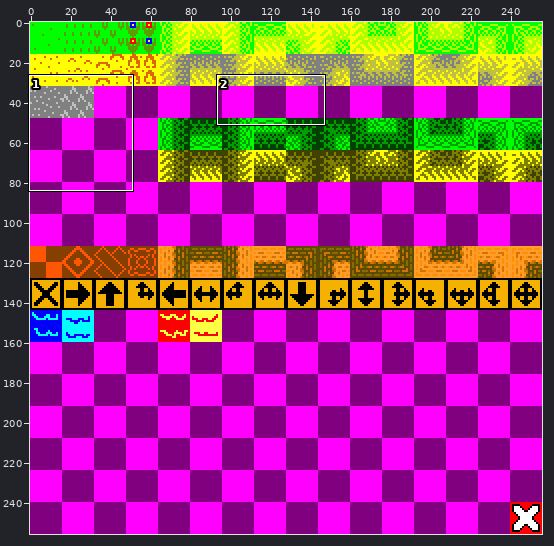
A sprite sheet gets an edit: tiled/tileset.png. Above: a wide view before the commit, with the close-up outlined.
Close-up. The starting point:
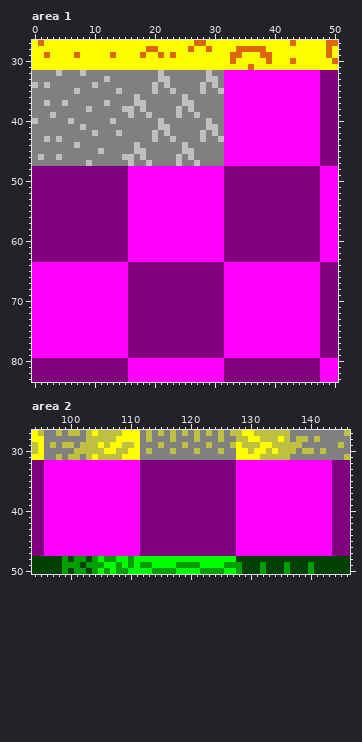
The file is 256x256 pixels. Colours within 5 levels of each other are drawn and written as one. Shown: area 1: x 0..50, y 27..83; area 2: x 94..146, y 27..50. The commit also changed other parts of the picture, which this record leaves out.
After:
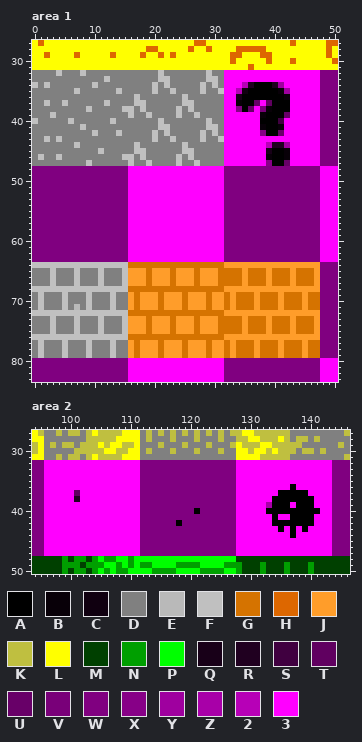
Palette (. is transparent): A #000000  B #080008  C #100010  D #808080  E #b9b9b9  F #c0c0c0  G #d57300  H #dd6700  J #ff9d2a  K #bfbf40  L #ffff00  M #004000  N #009f00  P #00ff00  Q #180018  R #200020  S #400040  T #600060  U #680068  V #790079  W #800080  X #870087  Y #9f009f  Z #a800a8  2 #b700b7  3 #ff00ff
Edits made:
Changed rows in their new state; - is an unchanged pixel.
Area 1:
first column x 34:
34 -2RAAARY-
35 2CAAAAABY
36 QAAAAAAAB
37 BAAU-TAAA
38 XAU-VBAAA
39 ----BAAAU
40 ----AAAS-
41 ----BAAB-
42 ----XAAU-
44 -----2RRY
45 -----QAAB
46 -----BAAB
47 -----XAAU
first column x 0:
64 FFFFFFFFFFFFFFFFGGGGGGGGGGGGGGGGJJJJJJJJJJJJJJJJ
65 DDDFDDDFDDDFDDDFJJJGJJJGJJJGJJJGGGGJGGGJGGGJGGGJ
66 DDDFDDDFDDDFDDDFJJJGJJJGJJJGJJJGGGGJGGGJGGGJGGGJ
67 DDDFDDDFDDDFDDDFJJJGJJJGJJJGJJJGGGGJGGGJGGGJGGGJ
68 FFFFFFFFFFFFFFFFGGGGGGGGGGGGGGGGJJJJJJJJJJJJJJJJ
69 DFDDDFDDDFDDDFDDJGJJJGJJJGJJJGJJGJGGGJGGGJGGGJGG
70 DFDDDFDDDFDDDFDDJGJJJGJJJGJJJGJJGJGGGJGGGJGGGJGG
71 DFDDDFDEDFDDDFDDJGJJJGJJJGJJJGJJGJGGGJGGGJGGGJGG
72 FFFFFFFFFFFFFFFFGGGGGGGGGGGGGGGGJJJJJJJJJJJJJJJJ
73 DDDFDDDFDDDFDDDFJJJGJJJGJJJGJJJGGGGJGGGJGGGJGGGJ
74 DDDFDDDFDDDFDDDFJJJGJJJGJJJGJJJGGGGJGGGJGGGJGGGJ
75 DDDFDDDFDDDFDDDFJJJGJJJGJJJGJJJGGGGJGGGJGGGJGGGJ
76 FFFFFFFFFFFFFFFFGGGGGGGGGGGGGGGGJJJJJJJJJJJJJJJJ
77 DFDDDFDDDFDDDFDDJGJJJGJJJGJJJGJJGJGGGJGGGJGGGJGG
78 DFDDDFDDDFDDDFDDJGJJJGJJJGJJJGJJGJGGGJGGGJGGGJGG
79 DFDDDFDDDFDDDFDDJGJJJGJJJGJJJGJJGJGGGJGGGJGGGJGG
Area 2:
first column x 101:
36 ------------------------------------A----
37 T---------------------------------AAAAA--
38 R--------------------------------AAAAAAA-
39 --------------------------------ZAAA-AAA-
40 --------------------A-----------AAAAAAAAA
41 ---------------------------------A--AAAA-
42 -----------------A---------------AAAAAAA-
43 ----------------------------------A-A-A--
44 ------------------------------------A----
Boxes around the changes in both close-ups, in picture pixels (x1, y1, x2, y2):
changed: (236, 82, 290, 166)
changed: (32, 262, 320, 358)
changed: (266, 484, 320, 538)
changed: (74, 490, 80, 502)
changed: (176, 508, 200, 526)
